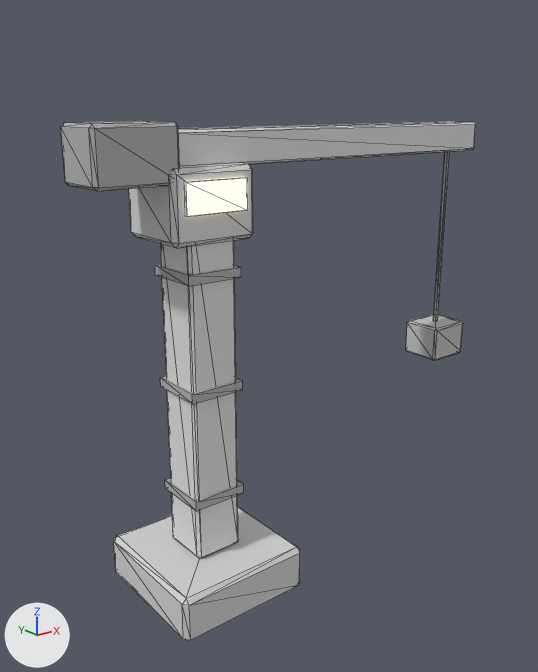
An edit to the glTF model src/playground/city-assets/harbor/crane.glb, drawn before and after from the same camera.
Both versions are drawn from a camera (50 mm lens) standing at (-2.34, -3.59, 3.04) and looking at (0.63, 0.12, 1.55). The lights are fixed; the arrows at lower left show +X, +Y and +Z. The older version comes first. Mesh edges are drawn as thin lines. Vertices at exactly the same position are counted once.

Script lines for the objects in view, before the commit:
```python
me_harbor_crane = bpy.data.meshes.new('harbor-crane')
me_harbor_crane.from_pydata(...)  # 186 vertices, 328 faces; spans x -0.7..2.4, y -0.45..0.45, z 0.0..2.94
# faces by material slot: [44, 88, 44, 12, 96, 44]
me_harbor_crane.materials.append(mat_slot_stone)  # light grey #d3d3d3
me_harbor_crane.materials.append(mat_slot_accent)  # light grey #e1e1e1
me_harbor_crane.materials.append(mat_slot_cloth)  # light grey #dadada
me_harbor_crane.materials.append(mat_slot_light)  # white #ffffff, glowing beige #ffedbc
me_harbor_crane.materials.append(mat_slot_metal)  # grey #b3b3b3
me_harbor_crane.materials.append(mat_slot_wood)  # light grey #c4c4c4
ob_harbor_crane = bpy.data.objects.new('harbor-crane', me_harbor_crane)
ob_harbor_crane.location = (0.0, 0.0, 0.0)
```
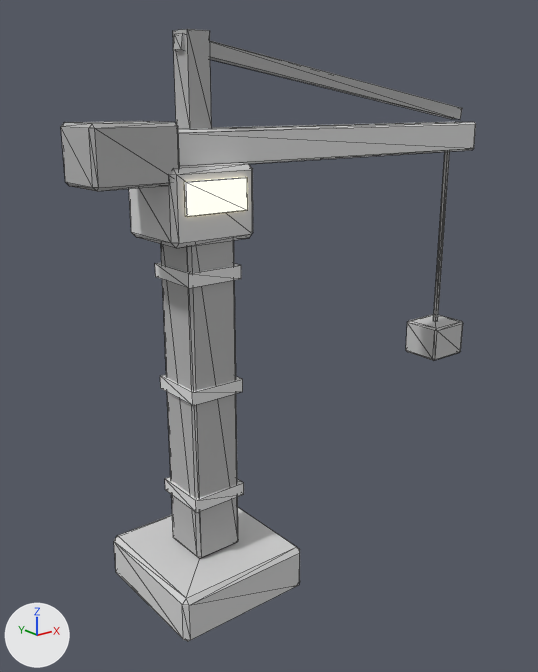
What differs and where, as boxes [x1, y1, x2, y2] in the pictures (538 x 672 px; the box of a moved part takes in the faces that stretch with it):
'harbor-crane', reshaped (18% taller): before [61, 121, 476, 641]; after [61, 29, 476, 641]
part 1 of me_harbor_crane, added: after [173, 29, 212, 129]
part 2 of me_harbor_crane, moved or reshaped: before [160, 376, 243, 404]; after [165, 477, 244, 513]
part 3 of me_harbor_crane, moved or reshaped: before [155, 264, 241, 286]; after [160, 375, 243, 406]
part 4 of me_harbor_crane, moved or reshaped: before [165, 478, 244, 511]; after [155, 263, 241, 288]
part 5 of me_harbor_crane, added: after [173, 33, 462, 119]
part 6 of me_harbor_crane, recoloured (light grey to grey): [161, 240, 238, 559] in both

Edits to the bpy script that builds the scene:
```text
Change me_harbor_crane:
    used by ob_harbor_crane; location = (0.0, 0.0, 0.0)
    remove me_harbor_crane.from_pydata(...)  # 186 vertices, 328 faces; spans x -0.7..2.4, y -0.45..0.45, z 0.0..2.94
    add me_harbor_crane.from_pydata(...)  # 202 vertices, 352 faces; spans x -0.7..2.4, y -0.45..0.45, z 0.0..3.4
    me_harbor_crane part 1: a new loose piece, a box spanning x -0.07..0.07, y -0.07..0.07, z 2.9..3.4, in mat_slot_metal (grey #b3b3b3)
    me_harbor_crane part 2: the loose piece of 8 vertices spanning x -0.18..0.18, y -0.18..0.18, z 1.37..1.43 is moved by (0.0, 0.0, -0.7), in mat_slot_accent (light grey #e1e1e1)
    me_harbor_crane part 3: the loose piece of 8 vertices spanning x -0.18..0.18, y -0.18..0.18, z 2.07..2.13 is moved by (0.0, 0.0, -0.7), in mat_slot_accent (light grey #e1e1e1)
    me_harbor_crane part 4: the loose piece of 8 vertices spanning x -0.18..0.18, y -0.18..0.18, z 0.67..0.73 is moved by (0.0, 0.0, 1.4), in mat_slot_accent (light grey #e1e1e1)
    me_harbor_crane part 5
    8 vertices are added at x -0.09..2.29, y -0.04..0.04, z 2.92..3.38
    12 new faces join them, mat_slot_metal (grey #b3b3b3)
    me_harbor_crane part 6: 44 faces spanning x -0.16..0.16, y -0.16..0.16, z 0.3..2.5 switch from mat_slot_accent (light grey #e1e1e1) to mat_slot_metal (grey #b3b3b3)
```
